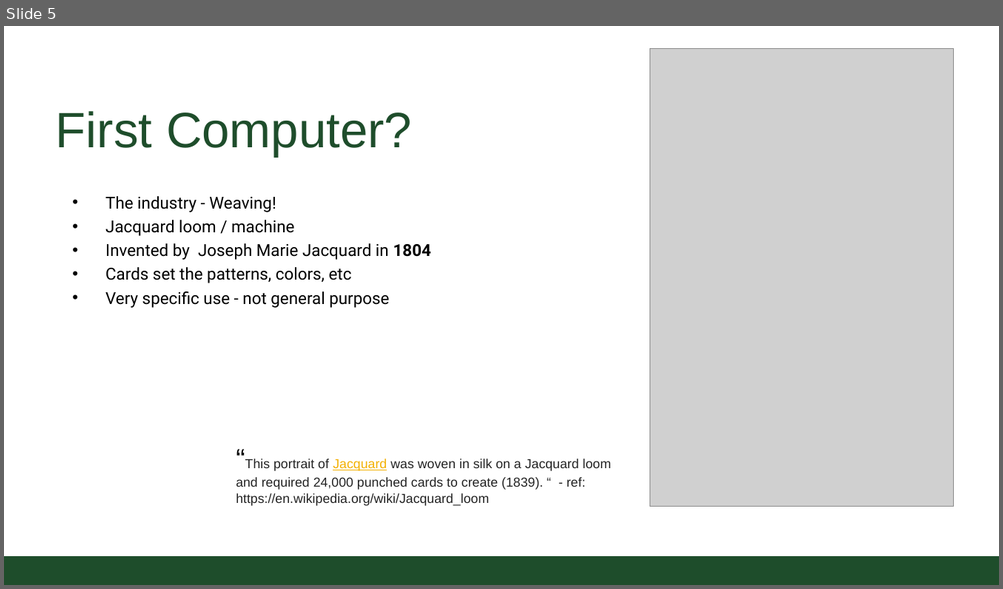
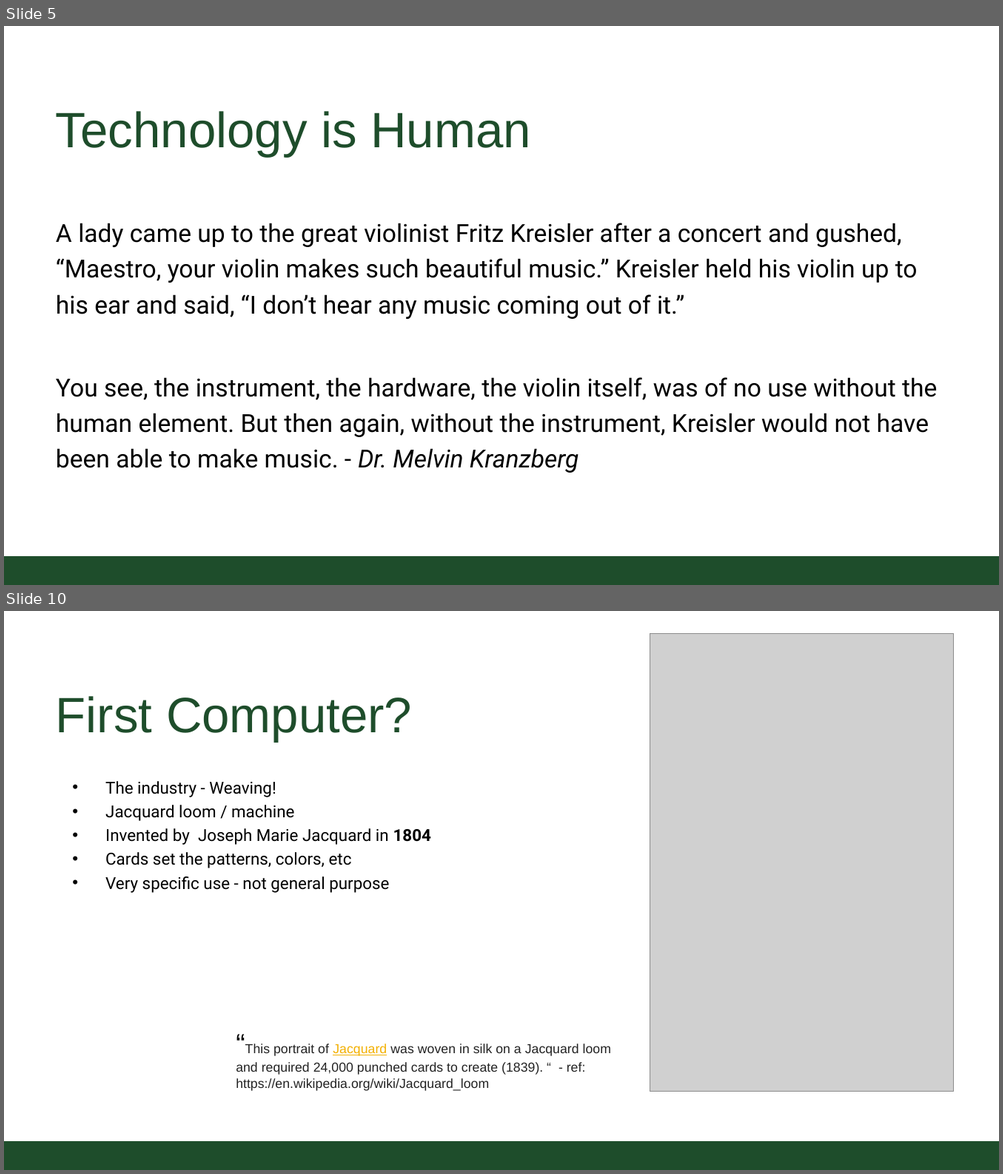
Before and after one commit to CSU-CS150B/handouts, a slide deck: Slides/On-Campus/01_HistoryAndIntro.pptx. Shown one above the other, each under a label of ours: slide 5 before the commit, slides 5 and 10 after it; the slides between them are not shown. The pictures are 1003x589 and 1003x1174 pixels, drawn with LibreOffice and Linux fonts; fonts in the diff are those of the drawing; grey boxes stand for pictures; background and template pictures are left out. Boxes give left, top, right and bottom in pixels: in the first picture for what was removed or moved away, otherwise in the second. Text is boxed around its words. In the diff, an @@ line names an element or a change of style, - is before the commit and + after.

```diff
--- a/Slides/On-Campus/01_HistoryAndIntro.pptx
+++ b/Slides/On-Campus/01_HistoryAndIntro.pptx
@@ slide 5 added at (4,26,999,585), background #FFFFFF; not listed: 1 template element that a slide beside it also shows @@
@@ title added at (56,111,530,157), 54.4 pt, text #1E4D2B @@
+Technology is Human
@@ text added at (56,223,936,473), 27.2 pt, text #000000 @@
+A lady came up to the great violinist Fritz Kreisler after a concert and gushed, “Maestro, your violin makes such beautiful music.” Kreisler held his violin up to his ear and said, “I don’t hear any music coming out of it.”
+You see, the instrument, the hardware, the violin itself, was of no use without the human element. But then again, without the instrument, Kreisler would not have been able to make music. - Dr. Melvin Kranzberg
@@ what was slide 5 is now slide 10 @@
```
Also in this commit, not shown: 5 slides changed, 8 other slides added, 5 slides removed, 1 other file.
